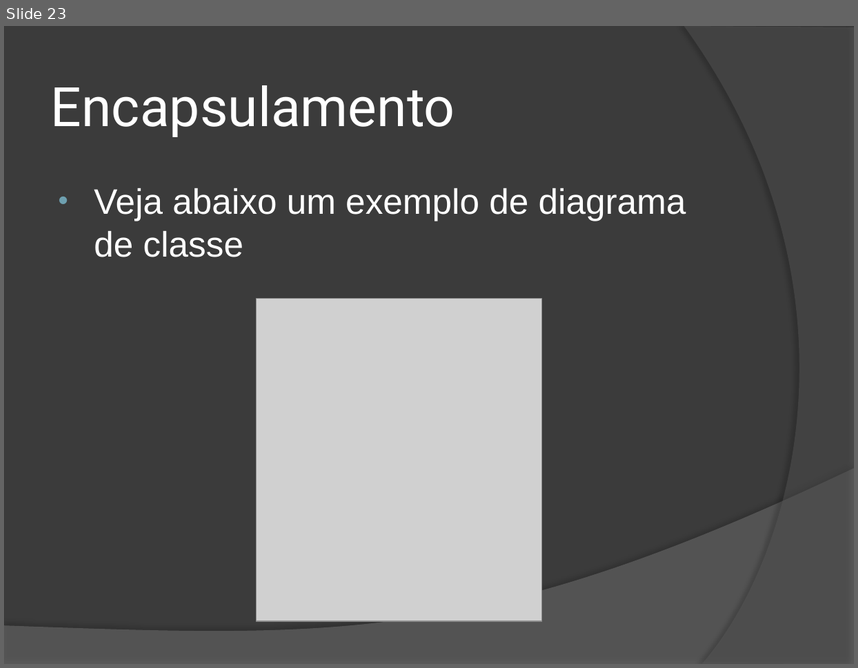
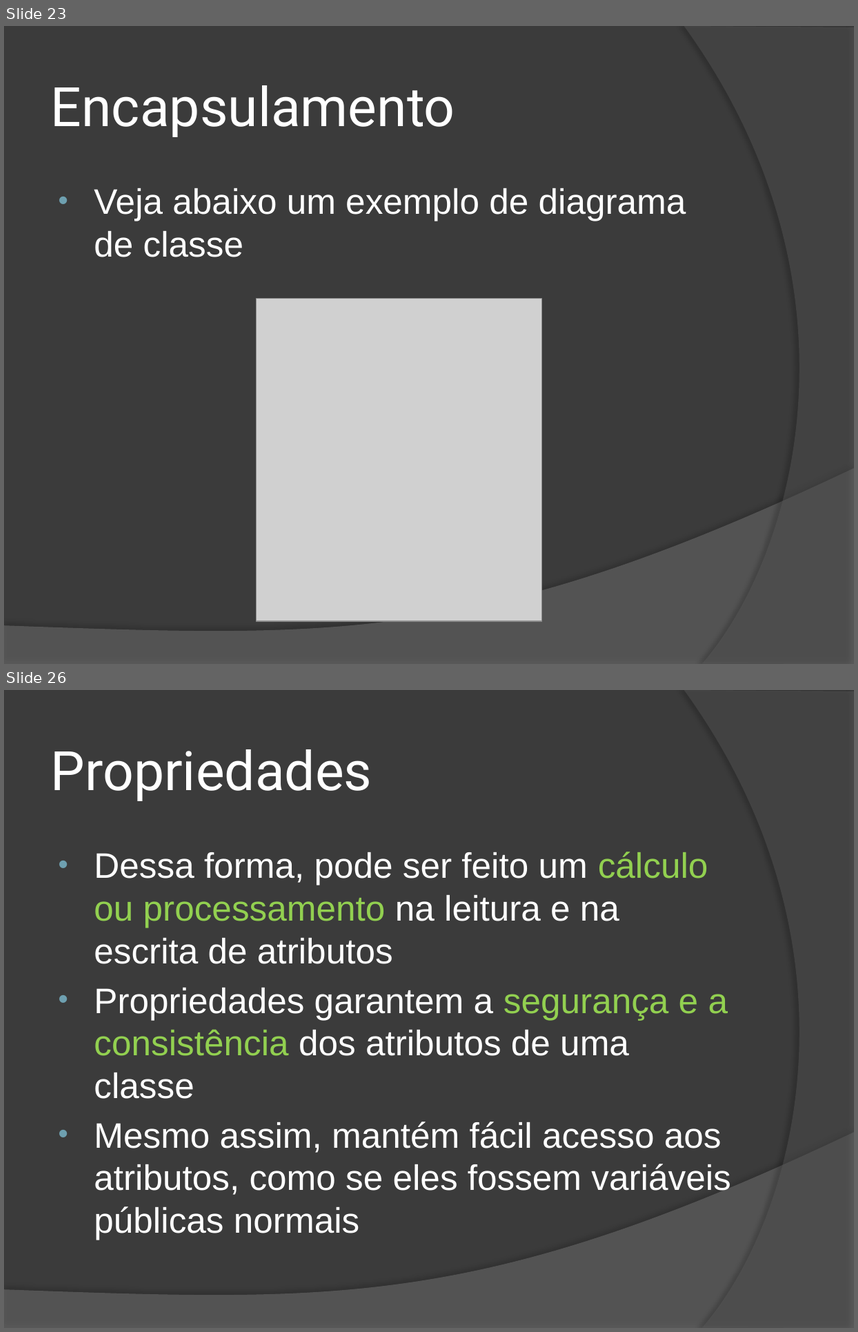
Before and after one commit to wind39/wind39.github.io, a slide deck: curso/modulo2capitulo1.pptx. Shown one above the other, each under a label of ours: slide 23 before the commit, slides 23 and 26 after it; the slides between them are not shown. The pictures are 858x668 and 858x1332 pixels, drawn with LibreOffice and Linux fonts; fonts in the diff are those of the drawing; grey boxes stand for pictures. Boxes give left, top, right and bottom in pixels: in the first picture for what was removed or moved away, otherwise in the second. Text is boxed around its words. In the diff, an @@ line names an element or a change of style, - is before the commit and + after.

```diff
--- a/curso/modulo2capitulo1.pptx
+++ b/curso/modulo2capitulo1.pptx
@@ slide 26 added at [4, 690, 854, 1328], background #3B3B3B; not listed: 2 template elements that a slide beside it also shows @@
@@ title added at [51, 749, 372, 801], 46 pt, text #FFFFFF @@
+Propriedades
@@ text added at [94, 851, 731, 1239], 30 pt, text #FFFFFF @@
+• Dessa forma, pode ser feito um cálculo ou processamento na leitura e na escrita de atributos
+• Propriedades garantem a segurança e a consistência dos atributos de uma classe
+• Mesmo assim, mantém fácil acesso aos atributos, como se eles fossem variáveis públicas normais
```
Also in this commit, not shown: 1 slide changed, 6 other slides added, 3 other files.
